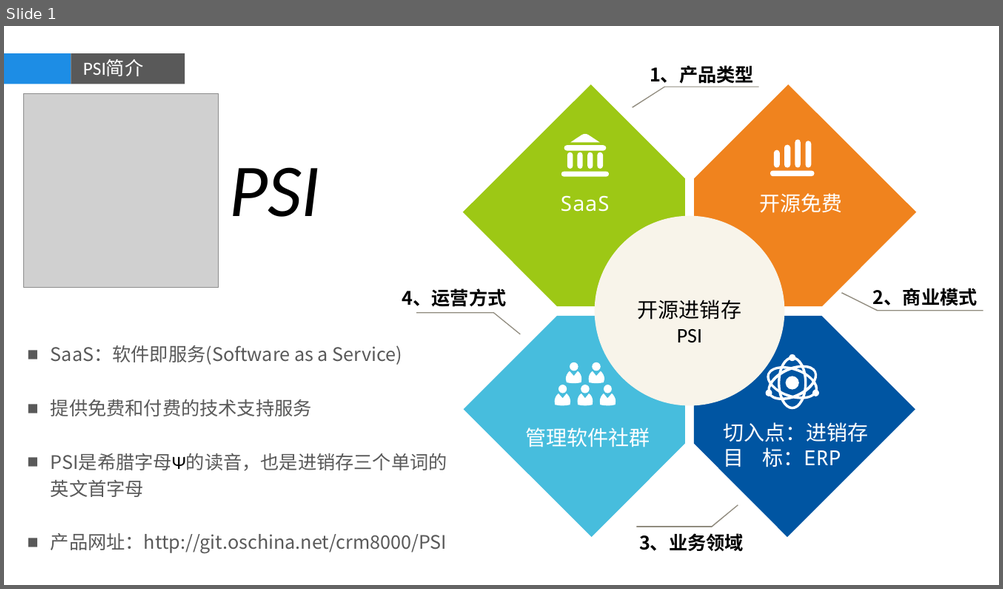
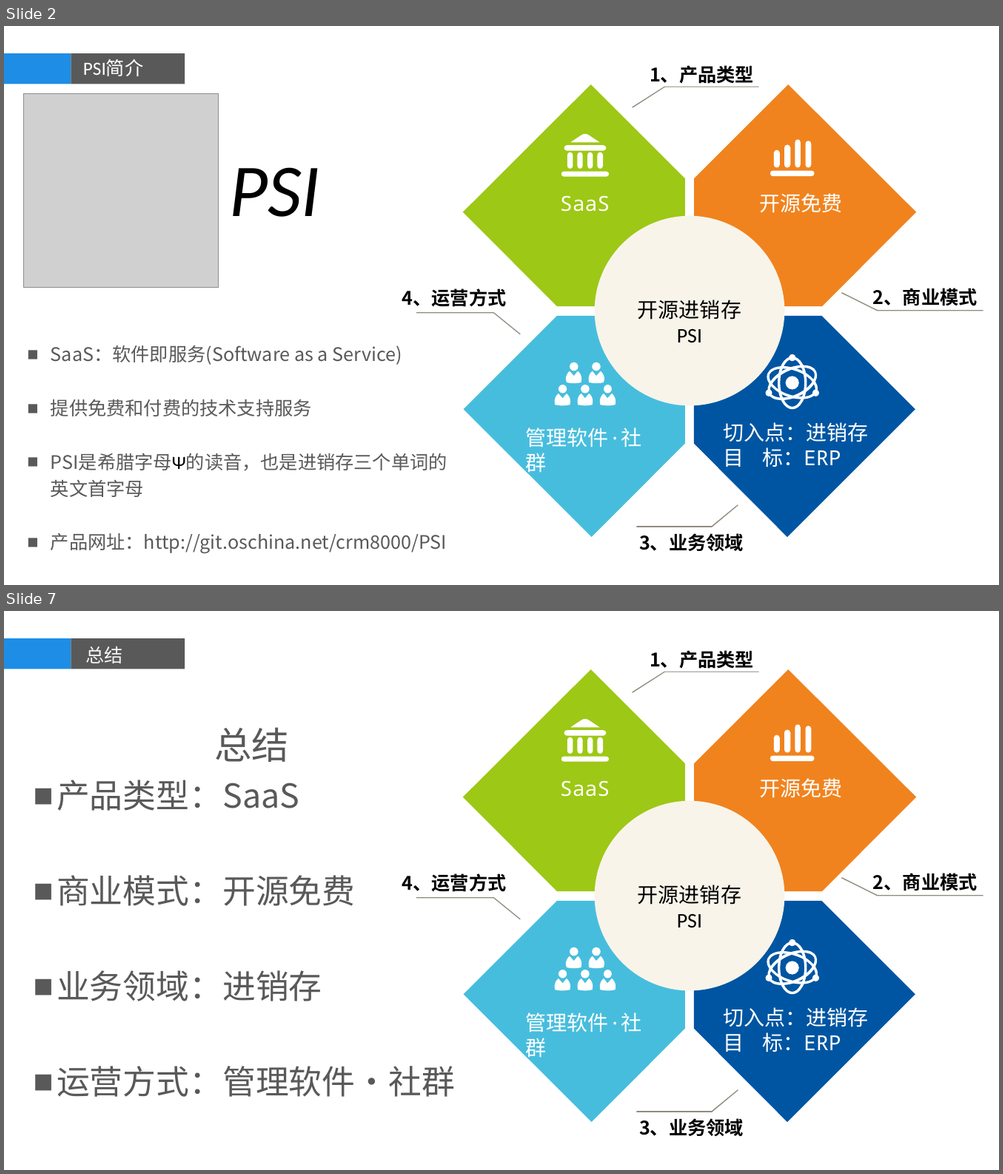
Before and after one commit to dongxf/PSI, a slide deck: doc/01 概要设计/PSI.pptx. Shown one above the other, each under a label of ours: slide 1 before the commit, slides 2 and 7 after it; the slides between them are not shown. The pictures are 1003x589 and 1003x1174 pixels, drawn with LibreOffice and Linux fonts; fonts in the diff are those of the drawing; grey boxes stand for pictures; background and template pictures are left out. Boxes give left, top, right and bottom in pixels: in the first picture for what was removed or moved away, otherwise in the second. Text is boxed around its words. In the diff, an @@ line names an element or a change of style, - is before the commit and + after.

```diff
--- a/doc/01 概要设计/PSI.pptx
+++ b/doc/01 概要设计/PSI.pptx
@@ slide 7 added at bbox=[4, 611, 999, 1170], background picture (left out); not listed: 2 template elements that a slide beside it also shows @@
@@ text added at bbox=[86, 647, 123, 664], 18 pt, text #F6F5F5 @@
+总结
@@ text added at bbox=[649, 650, 754, 669], 18 pt, text #000000, bold @@
+1、产品类型
@@ freeform shape added at bbox=[463, 669, 686, 891], fill #9DC815 @@
@@ freeform shape added at bbox=[632, 672, 758, 693], fill #908B7E @@
@@ freeform shape added at bbox=[694, 669, 916, 891], fill #F0831E @@
@@ text added at bbox=[57, 727, 455, 1097], 32 pt, text #595959 @@
+总结
+■ 产品类型：SaaS
+■ 商业模式：开源免费
+■ 业务领域：进销存
+■ 运营方式：管理软件·社群
@@ group added at bbox=[561, 718, 609, 762]: 7 freeform shapes @@
@@ group added at bbox=[770, 724, 814, 762]: 5 freeform shapes @@
@@ text added at bbox=[560, 780, 609, 797], 20 pt, text #FFFFFF @@
+SaaS
@@ text added at bbox=[760, 778, 842, 798], 20 pt, text #FFFFFF @@
+开源免费
@@ ellipse added at bbox=[595, 801, 785, 991], fill #F8F4EA, 20 pt, text #000000 @@
+开源进销存
+PSI
@@ text added at bbox=[402, 874, 506, 892], 18 pt, text #000000, bold @@
+4、运营方式
@@ text added at bbox=[873, 873, 977, 894], 18 pt, text #000000, bold @@
+2、商业模式
@@ freeform shape added at bbox=[417, 897, 521, 920], fill #908B7E @@
@@ freeform shape added at bbox=[841, 877, 983, 896], fill #908B7E @@
@@ freeform shape added at bbox=[464, 901, 686, 1123], fill #47BDDD @@
@@ freeform shape added at bbox=[694, 901, 915, 1123], fill #0055A2 @@
@@ group added at bbox=[765, 940, 819, 995]: 4 ellipses, 3 freeform shapes @@
@@ group added at bbox=[555, 948, 615, 991]: 5 ellipses, 5 freeform shapes @@
@@ text added at bbox=[723, 1008, 868, 1053], 20 pt, text #FFFFFF @@
+切入点：进销存
+目 标：ERP
@@ text added at bbox=[526, 1013, 642, 1062], 20 pt, text #FFFFFF @@
+管理软件·社群
@@ freeform shape added at bbox=[637, 1090, 738, 1113], fill #908B7E @@
@@ text added at bbox=[639, 1119, 743, 1137], 18 pt, text #000000, bold @@
+3、业务领域
@@ what was slide 1 is now slide 2 @@
@@ slide 2 changed as well @@
@@ text at bbox=[526, 428, 642, 477]: text changed @@
-管理软件社群
+管理软件·社群
```
Also in this commit, not shown: 6 other slides added.
